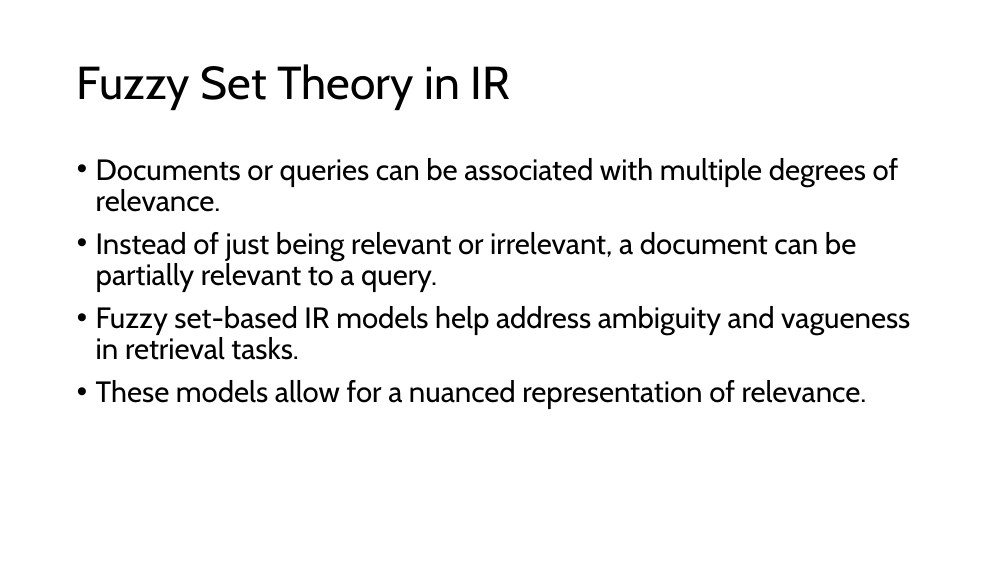
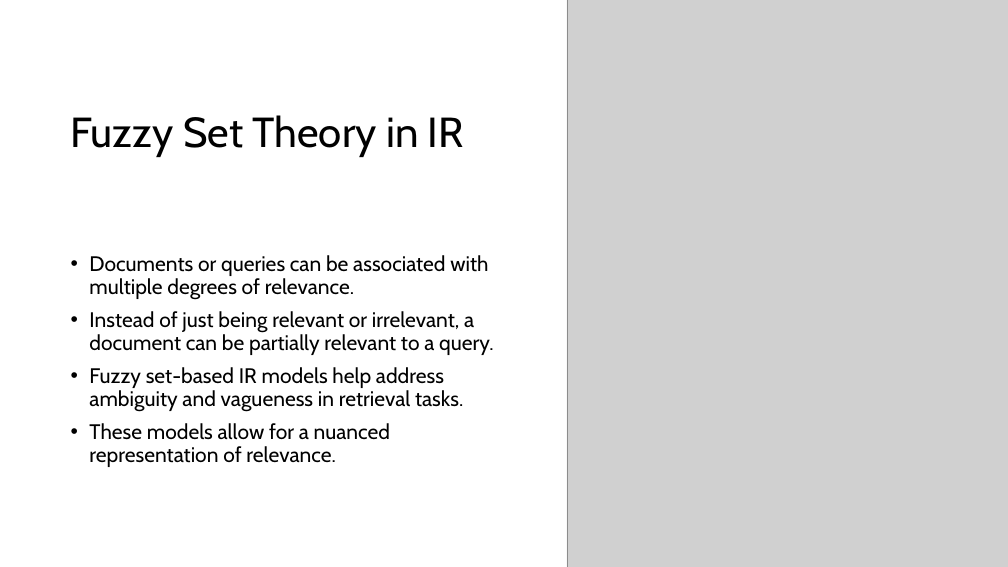
Before and after one commit to AbdulMateenzwl/Information-Retrieval, a slide deck: slide 9 of Assignment 5/Report.pptx. Drawn at 1008x567 pixels with LibreOffice and Linux fonts; fonts in the diff are those of the drawing; grey boxes stand for pictures. Boxes give left, top, right and bottom in pixels: in the first picture for what was removed or moved away, otherwise in the second. Text is boxed around its words. In the diff, an @@ line names an element or a change of style, - is before the commit and + after.

```diff
--- a/Assignment 5/Report.pptx
+++ b/Assignment 5/Report.pptx
@@ picture added at (567, 0, 1008, 567) @@
@@ title "Fuzzy Set Theory in IR": place and size @@
-title "Fuzzy Set Theory in IR" at (77, 64, 510, 110)
+title "Fuzzy Set Theory in IR" at (71, 115, 464, 157)
@@ title "Fuzzy Set Theory in IR" at (71, 115, 464, 157): size 44 to 40 pt @@
@@ text "Documents or queries can be ...": place and size @@
-text "Documents or queries can be ..." at (96, 158, 910, 409)
+text "Documents or queries can be ..." at (89, 255, 493, 467)
@@ text "Documents or queries can be ..." at (89, 255, 493, 467): size 28 to 20 pt; vertical alignment top to middle @@
```
Also in this commit, not shown: 5 other slides changed, 22 other files.
